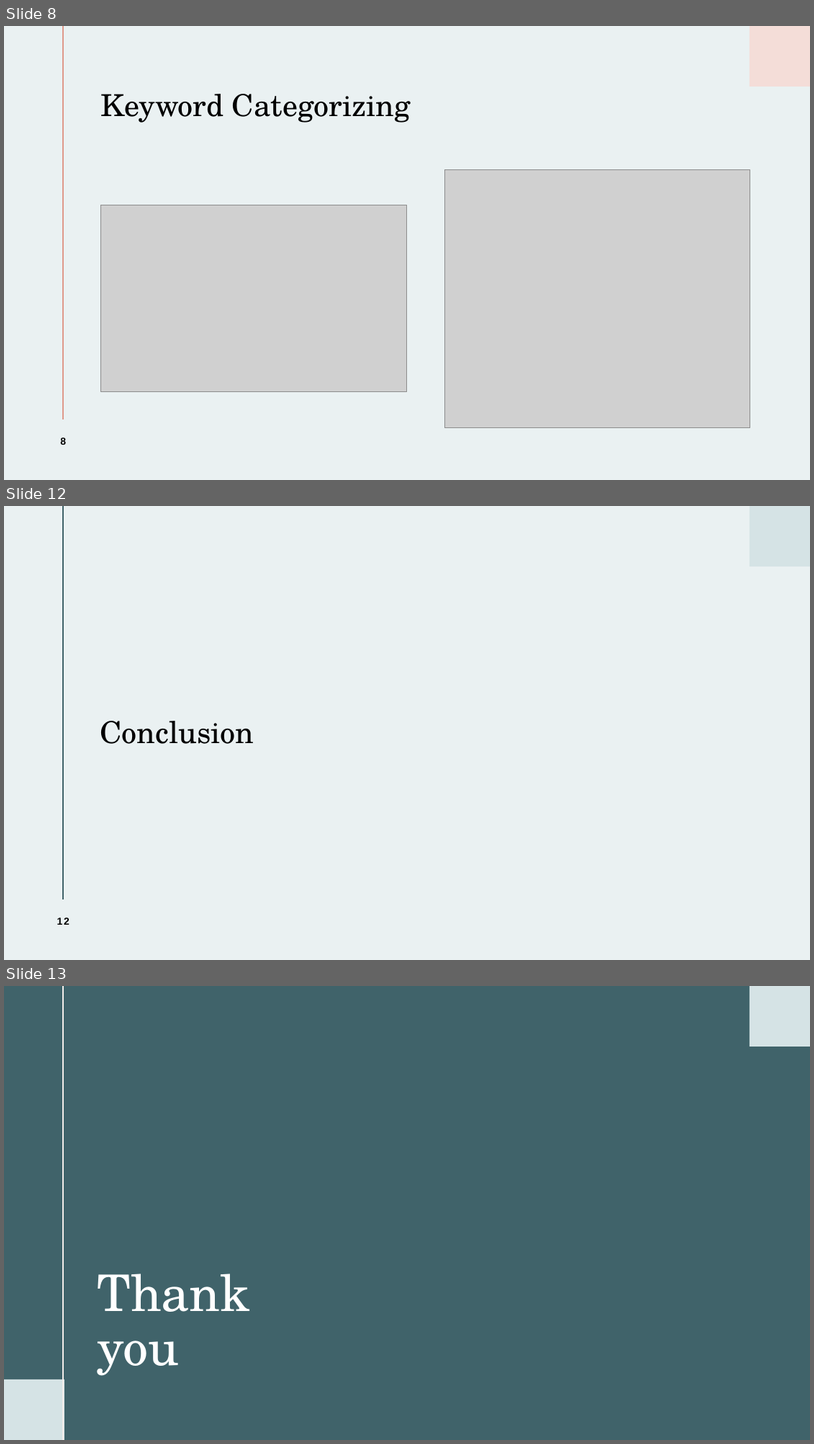
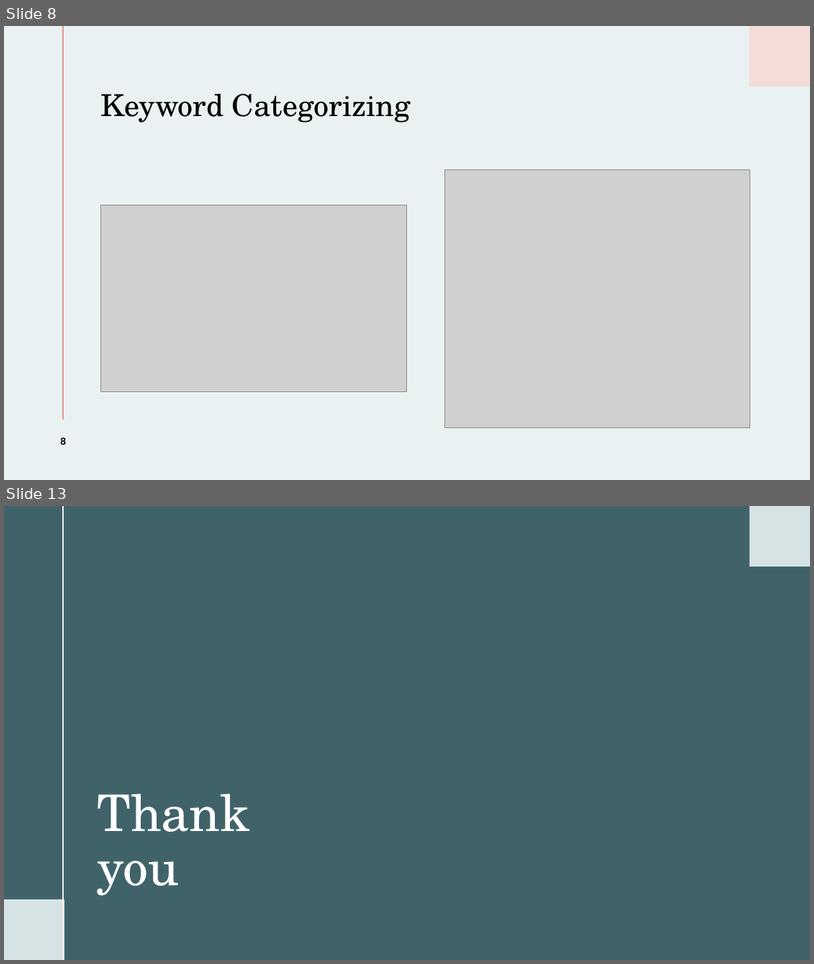
Before and after one commit to wjarosz0001/CIT-4105-DE1, a slide deck: CIT-4105-DE1 Powerpoint.pptm. Shown one above the other, each under a label of ours: slides 8, 12 and 13 before the commit, slides 8 and 13 after it; the slides between them are not shown. The pictures are 814x1444 and 814x964 pixels, drawn with LibreOffice and Linux fonts; fonts in the diff are those of the drawing; grey boxes stand for pictures. Boxes give left, top, right and bottom in pixels: in the first picture for what was removed or moved away, otherwise in the second. Text is boxed around its words. In the diff, an @@ line names an element or a change of style, - is before the commit and + after.

```diff
--- a/CIT-4105-DE1 Powerpoint.pptm
+++ b/CIT-4105-DE1 Powerpoint.pptm
@@ slide 12 removed at bbox=[4, 506, 810, 960], background #EAF1F2; not listed: 1 template element that a slide beside it also shows @@
@@ line removed from (63, 506) to (63, 899) @@
@@ title removed at bbox=[100, 721, 255, 744] @@
-Conclusion
@@ page number removed at bbox=[57, 917, 70, 924] @@
-12
```
Also in this commit, not shown: 1 slide changed, 3 slides added, 2 other slides removed, 1 other file.
